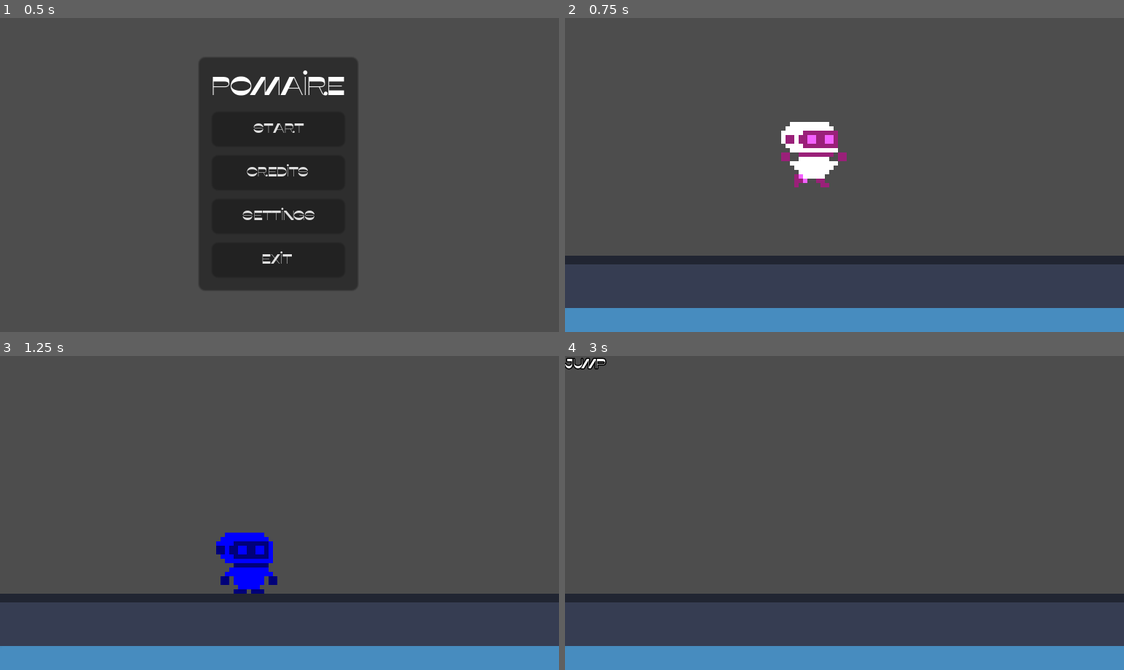
Above: before the commit, frames 1-4 (two rows, left to right).
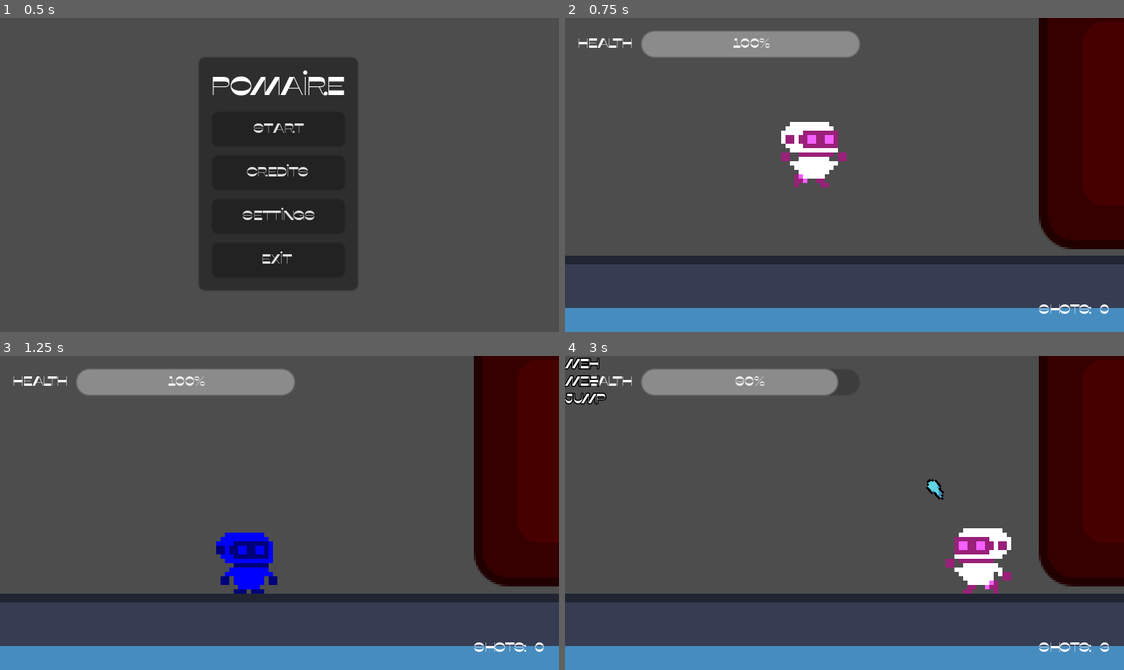
Above: after the commit, the same moments.

Repository: elixs/Pomaire
Game: Godot game, scene res://scenes/ui/main_menu.tscn
The game is run twice, just before and just after one commit, with the same random seed, the same clock (stepped at 60 frames per second) and the same inputs. The engine's default icon, where the game draws it, is replaced by a stand-in: a white triangle on a blue panel in a dark square.
Inputs (mouse positions are in pixels of both pictures, inside the frame that each line leads up to):
- Up to frame 1 (0.5 s): no input
- Up to frame 2 (0.75 s): click "Start" at 0.5 s
- Up to frame 3 (1.25 s): no input
- Up to frame 4 (3 s): move the mouse to (967, 497) at 1.27 s; hold D (move_right) 1.28-2.78 s; click (967, 497) at 1.35 s; tap Space (jump) at 1.52, 2.27 s; move the mouse to (732, 528) at 2.02 s; tap F (test) at 2.1 s; click (732, 528) at 2.3 s; move the mouse to (900, 443) at 2.77 s; hold A (move_left) from 2.78 s (still down); click (900, 443) at 2.85 s

Frame 1 is identical in both runs. In frame 2, 15% of the frame differs, in the area x 2-100%, y 0-95%; in frame 3, 15%; in frame 4, 16%, in the area x 0-100%, y 0-95%.

Commit message:
pause menu and health

Diff:
--- a/project.godot
+++ b/project.godot
@@ -18,6 +18,7 @@
 [autoload]
 
 Debug="*res://scripts/debug.gd"
+Game="*res://scripts/game.gd"
 
 [display]
 
@@ -66,6 +67,22 @@
 "events": [Object(InputEventKey,"resource_local_to_scene":false,"resource_name":"","device":-1,"window_id":0,"alt_pressed":false,"shift_pressed":false,"ctrl_pressed":false,"meta_pressed":false,"pressed":false,"keycode":0,"physical_keycode":70,"key_label":0,"unicode":102,"echo":false,"script":null)
 ]
 }
+fire={
+"deadzone": 0.5,
+"events": [Object(InputEventMouseButton,"resource_local_to_scene":false,"resource_name":"","device":-1,"window_id":0,"alt_pressed":false,"shift_pressed":false,"ctrl_pressed":false,"meta_pressed":false,"button_mask":0,"position":Vector2(0, 0),"global_position":Vector2(0, 0),"factor":1.0,"button_index":1,"canceled":false,"pressed":false,"double_click":false,"script":null)
+]
+}
+pause={
+"deadzone": 0.5,
+"events": [Object(InputEventKey,"resource_local_to_scene":false,"resource_name":"","device":-1,"window_id":0,"alt_pressed":false,"shift_pressed":false,"ctrl_pressed":false,"meta_pressed":false,"pressed":false,"keycode":0,"physical_keycode":4194305,"key_label":0,"unicode":0,"echo":false,"script":null)
+]
+}
+
+[layer_names]
+
+2d_physics/layer_1="world"
+2d_physics/layer_2="player"
+2d_physics/layer_3="enemy"
 
 [rendering]
 
--- /dev/null
+++ b/scenes/bullet.gd
@@ -0,0 +1,15 @@
+extends Area2D
+
+var speed = 300
+
+
+func _ready() -> void:
+	body_entered.connect(_on_body_entered)
+
+
+func _physics_process(delta: float) -> void:
+	position += transform.x * speed * delta
+
+func _on_body_entered(body: Node2D):
+	Debug.dprint("meh")
+	queue_free()
--- /dev/null
+++ b/scenes/bullet.tscn
@@ -0,0 +1,63 @@
+[gd_scene load_steps=7 format=3 uid="uid://dgtooxn5361l"]
+
+[ext_resource type="Texture2D" uid="uid://brtpkbbqfeuov" path="res://assets/space-base-platform-shooter-8-bit-art-graphics-pack/graphics/projectiles/proj_blue.png" id="1_fv6oj"]
+[ext_resource type="Script" path="res://scenes/bullet.gd" id="1_vbkmv"]
+
+[sub_resource type="CircleShape2D" id="CircleShape2D_5tbed"]
+radius = 7.0
+
+[sub_resource type="Animation" id="Animation_bc0hk"]
+length = 0.001
+tracks/0/type = "value"
+tracks/0/imported = false
+tracks/0/enabled = true
+tracks/0/path = NodePath("Sprite2D:frame")
+tracks/0/interp = 1
+tracks/0/loop_wrap = true
+tracks/0/keys = {
+"times": PackedFloat32Array(0),
+"transitions": PackedFloat32Array(1),
+"update": 1,
+"values": [0]
+}
+
+[sub_resource type="Animation" id="Animation_gx2nm"]
+resource_name = "loop"
+length = 0.3
+loop_mode = 1
+tracks/0/type = "value"
+tracks/0/imported = false
+tracks/0/enabled = true
+tracks/0/path = NodePath("Sprite2D:frame")
+tracks/0/interp = 1
+tracks/0/loop_wrap = true
+tracks/0/keys = {
+"times": PackedFloat32Array(0, 0.1, 0.2),
+"transitions": PackedFloat32Array(1, 1, 1),
+"update": 1,
+"values": [0, 1, 2]
+}
+
+[sub_resource type="AnimationLibrary" id="AnimationLibrary_diqgj"]
+_data = {
+"RESET": SubResource("Animation_bc0hk"),
+"loop": SubResource("Animation_gx2nm")
+}
+
+[node name="Bullet" type="Area2D"]
+collision_layer = 5
+collision_mask = 5
+script = ExtResource("1_vbkmv")
+
+[node name="CollisionShape2D" type="CollisionShape2D" parent="."]
+shape = SubResource("CircleShape2D_5tbed")
+
+[node name="Sprite2D" type="Sprite2D" parent="."]
+position = Vector2(0, -2)
+texture = ExtResource("1_fv6oj")
+hframes = 3
+
+[node name="AnimationPlayer" type="AnimationPlayer" parent="."]
+libraries = {
+"": SubResource("AnimationLibrary_diqgj")
+}
--- /dev/null
+++ b/scenes/enemy.tscn
@@ -0,0 +1,28 @@
+[gd_scene load_steps=5 format=3 uid="uid://d2amhxhr56865"]
+
+[ext_resource type="Texture2D" uid="uid://djg85fgqrsanl" path="res://icon.svg" id="1_44ahp"]
+[ext_resource type="Script" path="res://scenes/hurt_box.gd" id="2_rh1ae"]
+
+[sub_resource type="RectangleShape2D" id="RectangleShape2D_fwbwx"]
+size = Vector2(128, 128)
+
+[sub_resource type="RectangleShape2D" id="RectangleShape2D_alsun"]
+size = Vector2(136, 136)
+
+[node name="Enemy" type="RigidBody2D"]
+metadata/_edit_group_ = true
+
+[node name="Sprite2D" type="Sprite2D" parent="."]
+modulate = Color(1, 0, 0, 1)
+texture = ExtResource("1_44ahp")
+
+[node name="CollisionShape2D" type="CollisionShape2D" parent="."]
+shape = SubResource("RectangleShape2D_fwbwx")
+
+[node name="HurtBox" type="Area2D" parent="."]
+collision_layer = 2
+collision_mask = 2
+script = ExtResource("2_rh1ae")
+
+[node name="CollisionShape2D" type="CollisionShape2D" parent="HurtBox"]
+shape = SubResource("RectangleShape2D_alsun")
--- /dev/null
+++ b/scenes/hurt_box.gd
@@ -0,0 +1,9 @@
+extends Area2D
+
+
+func _ready() -> void:
+	body_entered.connect(_on_body_entered)
+
+func _on_body_entered(body: Node2D):
+	if body.has_method("take_damage"):
+		body.take_damage()
--- a/scenes/main.tscn
+++ b/scenes/main.tscn
@@ -1,7 +1,8 @@
-[gd_scene load_steps=4 format=3 uid="uid://ca6git5xdb13d"]
+[gd_scene load_steps=5 format=3 uid="uid://ca6git5xdb13d"]
 
 [ext_resource type="PackedScene" uid="uid://drpfjkmlbgupv" path="res://scenes/floor.tscn" id="1_2edll"]
 [ext_resource type="PackedScene" uid="uid://dio1bwpro6vr0" path="res://scenes/san_martin.tscn" id="2_xhkbi"]
+[ext_resource type="PackedScene" uid="uid://d2amhxhr56865" path="res://scenes/enemy.tscn" id="3_e3hxb"]
 
 [sub_resource type="PhysicsMaterial" id="PhysicsMaterial_34hd0"]
 bounce = 1.0
@@ -15,3 +16,6 @@
 
 [node name="SanMartin" parent="." instance=ExtResource("2_xhkbi")]
 position = Vector2(113, 57)
+
+[node name="Floor2" parent="." instance=ExtResource("3_e3hxb")]
+position = Vector2(281, 39)
--- a/scenes/san_martin.gd
+++ b/scenes/san_martin.gd
@@ -5,15 +5,29 @@
 var acceleration = 1000
 var gravity = 300
 
+var health = 100:
+	set(value):
+		health = value
+		if hud:
+			hud.set_health(health)
+var max_health = 100
+
 @onready var animation_player: AnimationPlayer = $AnimationPlayer
 @onready var animation_tree: AnimationTree = $AnimationTree
 @onready var playback = animation_tree.get("parameters/playback")
 
 @onready var pivot: Node2D = $Pivot
+@onready var bullet_spawn: Marker2D = $Pivot/BulletSpawn
+@onready var shots_counter: MarginContainer = $CanvasLayer/ShotsCounter
+@onready var hud: MarginContainer = $CanvasLayer/HUD
+
+
+@export var bullet_scene: PackedScene
 
 
 func _ready() -> void:
 	animation_tree.active = true
+	hud.set_health(health)
 
 
 func _physics_process(delta: float) -> void:
@@ -32,6 +46,9 @@
 	velocity.x = move_toward(velocity.x, speed * move_input, acceleration * delta)
 
 	move_and_slide()
+
+	if Input.is_action_just_pressed("fire"):
+		fire()
 
 	# animation
 
@@ -54,3 +71,17 @@
 func _input(event: InputEvent) -> void:
 	if event.is_action_pressed("jump"):
 		print("test")
+
+
+func fire():
+	if not bullet_scene:
+		return
+	var bullet = bullet_scene.instantiate()
+	get_parent().add_child(bullet)
+	bullet.global_position = bullet_spawn.global_position
+	bullet.rotation = bullet_spawn.global_position.direction_to(get_global_mouse_position()).angle()
+	Game.shots += 1
+
+func take_damage():
+	if health > 0:
+		health = max(health - 10, 0)
--- a/scenes/san_martin.tscn
+++ b/scenes/san_martin.tscn
@@ -1,9 +1,14 @@
-[gd_scene load_steps=31 format=3 uid="uid://dio1bwpro6vr0"]
+[gd_scene load_steps=35 format=3 uid="uid://dio1bwpro6vr0"]
 
 [ext_resource type="Script" path="res://scenes/san_martin.gd" id="1_rwl31"]
+[ext_resource type="PackedScene" uid="uid://dgtooxn5361l" path="res://scenes/bullet.tscn" id="2_mqd8c"]
+[ext_resource type="PackedScene" uid="uid://ddt05rnrysmus" path="res://scenes/ui/pause_menu.tscn" id="4_7vxv6"]
 [ext_resource type="Texture2D" uid="uid://d2h1brcsm7cov" path="res://assets/space-base-platform-shooter-8-bit-art-graphics-pack/graphics/humanoids/white.png" id="5_3jm1x"]
+[ext_resource type="PackedScene" uid="uid://ddaxmm1wol6ej" path="res://scenes/ui/shots_counter.tscn" id="5_3ye74"]
+[ext_resource type="PackedScene" uid="uid://de4vkhl8t8jrr" path="res://scenes/ui/hud.tscn" id="6_6itj0"]
 
 [sub_resource type="CapsuleShape2D" id="CapsuleShape2D_pojv8"]
+radius = 5.0
 height = 32.0
 
 [sub_resource type="Animation" id="Animation_53ciw"]
@@ -326,7 +331,10 @@
 graph_offset = Vector2(39, -86)
 
 [node name="SanMartin" type="CharacterBody2D"]
+collision_layer = 2
+collision_mask = 3
 script = ExtResource("1_rwl31")
+bullet_scene = ExtResource("2_mqd8c")
 
 [node name="Pivot" type="Node2D" parent="."]
 
@@ -336,6 +344,9 @@
 hframes = 4
 vframes = 3
 
+[node name="BulletSpawn" type="Marker2D" parent="Pivot"]
+position = Vector2(15, -6)
+
 [node name="CollisionShape2D" type="CollisionShape2D" parent="."]
 shape = SubResource("CapsuleShape2D_pojv8")
 
@@ -347,3 +358,12 @@
 [node name="AnimationTree" type="AnimationTree" parent="."]
 tree_root = SubResource("AnimationNodeStateMachine_01e3l")
 anim_player = NodePath("../AnimationPlayer")
+
+[node name="CanvasLayer" type="CanvasLayer" parent="."]
+
+[node name="PauseMenu" parent="CanvasLayer" instance=ExtResource("4_7vxv6")]
+visible = false
+
+[node name="ShotsCounter" parent="CanvasLayer" instance=ExtResource("5_3ye74")]
+
+[node name="HUD" parent="CanvasLayer" instance=ExtResource("6_6itj0")]
--- /dev/null
+++ b/scenes/ui/hud.gd
@@ -0,0 +1,6 @@
+extends MarginContainer
+
+@onready var health_bar: ProgressBar = $VBoxContainer/HBoxContainer/HealthBar
+
+func set_health(value):
+	health_bar.value = value
--- /dev/null
+++ b/scenes/ui/hud.tscn
@@ -0,0 +1,29 @@
+[gd_scene load_steps=2 format=3 uid="uid://de4vkhl8t8jrr"]
+
+[ext_resource type="Script" path="res://scenes/ui/hud.gd" id="1_a4q2v"]
+
+[node name="HUD" type="MarginContainer"]
+anchors_preset = 15
+anchor_right = 1.0
+anchor_bottom = 1.0
+grow_horizontal = 2
+grow_vertical = 2
+mouse_filter = 2
+script = ExtResource("1_a4q2v")
+
+[node name="VBoxContainer" type="VBoxContainer" parent="."]
+layout_mode = 2
+mouse_filter = 2
+
+[node name="HBoxContainer" type="HBoxContainer" parent="VBoxContainer"]
+layout_mode = 2
+mouse_filter = 2
+
+[node name="Label" type="Label" parent="VBoxContainer/HBoxContainer"]
+layout_mode = 2
+text = "Health"
+
+[node name="HealthBar" type="ProgressBar" parent="VBoxContainer/HBoxContainer"]
+custom_minimum_size = Vector2(100, 0)
+layout_mode = 2
+step = 1.0
--- /dev/null
+++ b/scenes/ui/pause_menu.gd
@@ -0,0 +1,42 @@
+extends MarginContainer
+
+@onready var resume: Button = %Resume
+@onready var retry: Button = %Retry
+@onready var menu: Button = %Menu
+@onready var exit: Button = %Exit
+
+@export var main_menu: PackedScene
+
+func _ready() -> void:
+	hide()
+
+	resume.pressed.connect(_on_resume_pressed)
+	retry.pressed.connect(_on_retry_pressed)
+	menu.pressed.connect(_on_menu_pressed)
+	exit.pressed.connect(_on_exit_pressed)
+
+
+func _input(event: InputEvent) -> void:
+	if event.is_action_pressed("pause"):
+		visible = !visible
+		get_tree().paused = visible
+
+
+func _on_resume_pressed():
+	hide()
+	get_tree().paused = false
+
+
+func _on_retry_pressed():
+	get_tree().reload_current_scene()
+	get_tree().paused = false
+
+
+func _on_menu_pressed():
+	if main_menu:
+		get_tree().change_scene_to_packed(main_menu)
+		get_tree().paused = false
+
+
+func _on_exit_pressed():
+	get_tree().quit()
--- /dev/null
+++ b/scenes/ui/pause_menu.tscn
@@ -0,0 +1,54 @@
+[gd_scene load_steps=3 format=3 uid="uid://ddt05rnrysmus"]
+
+[ext_resource type="Script" path="res://scenes/ui/pause_menu.gd" id="1_3iniu"]
+[ext_resource type="PackedScene" uid="uid://b5l41fx6d3bj4" path="res://scenes/ui/main_menu.tscn" id="2_u1stq"]
+
+[node name="PauseMenu" type="MarginContainer"]
+process_mode = 3
+anchors_preset = 15
+anchor_right = 1.0
+anchor_bottom = 1.0
+grow_horizontal = 2
+grow_vertical = 2
+script = ExtResource("1_3iniu")
+main_menu = ExtResource("2_u1stq")
+
+[node name="PanelContainer" type="PanelContainer" parent="."]
+custom_minimum_size = Vector2(100, 0)
+layout_mode = 2
+size_flags_horizontal = 4
+size_flags_vertical = 4
+
+[node name="MarginContainer" type="MarginContainer" parent="PanelContainer"]
+layout_mode = 2
+
+[node name="VBoxContainer" type="VBoxContainer" parent="PanelContainer/MarginContainer"]
+layout_mode = 2
+
+[node name="Label" type="Label" parent="PanelContainer/MarginContainer/VBoxContainer"]
+layout_mode = 2
+theme_type_variation = &"BigLabel"
+text = "Pause"
+horizontal_alignment = 1
+
+[node name="Resume" type="Button" parent="PanelContainer/MarginContainer/VBoxContainer"]
+unique_name_in_owner = true
+layout_mode = 2
+text = "Resume
+"
+
+[node name="Retry" type="Button" parent="PanelContainer/MarginContainer/VBoxContainer"]
+unique_name_in_owner = true
+layout_mode = 2
+text = "Retry
+"
+
+[node name="Menu" type="Button" parent="PanelContainer/MarginContainer/VBoxContainer"]
+unique_name_in_owner = true
+layout_mode = 2
+text = "Menu"
+
+[node name="Exit" type="Button" parent="PanelContainer/MarginContainer/VBoxContainer"]
+unique_name_in_owner = true
+layout_mode = 2
+text = "Exit"
--- /dev/null
+++ b/scenes/ui/shots_counter.gd
@@ -0,0 +1,11 @@
+extends MarginContainer
+
+@onready var shots_label: Label = $HBoxContainer/Shots
+
+func _ready() -> void:
+	_update_shots()
+	Game.shots_changed.connect(_update_shots)
+
+
+func _update_shots():
+	shots_label.text = str(Game.shots)
--- /dev/null
+++ b/scenes/ui/shots_counter.tscn
@@ -0,0 +1,26 @@
+[gd_scene load_steps=2 format=3 uid="uid://ddaxmm1wol6ej"]
+
+[ext_resource type="Script" path="res://scenes/ui/shots_counter.gd" id="1_1ax1q"]
+
+[node name="ShotsCounter" type="MarginContainer"]
+anchors_preset = 15
+anchor_right = 1.0
+anchor_bottom = 1.0
+grow_horizontal = 2
+grow_vertical = 2
+mouse_filter = 2
+script = ExtResource("1_1ax1q")
+
+[node name="HBoxContainer" type="HBoxContainer" parent="."]
+layout_mode = 2
+size_flags_horizontal = 8
+size_flags_vertical = 8
+mouse_filter = 2
+
+[node name="Label" type="Label" parent="HBoxContainer"]
+layout_mode = 2
+text = "Shots:"
+
+[node name="Shots" type="Label" parent="HBoxContainer"]
+layout_mode = 2
+text = "X"
--- /dev/null
+++ b/scripts/game.gd
@@ -0,0 +1,8 @@
+extends Node
+
+signal shots_changed
+
+var shots = 0:
+	set(value):
+		shots = value
+		shots_changed.emit()
